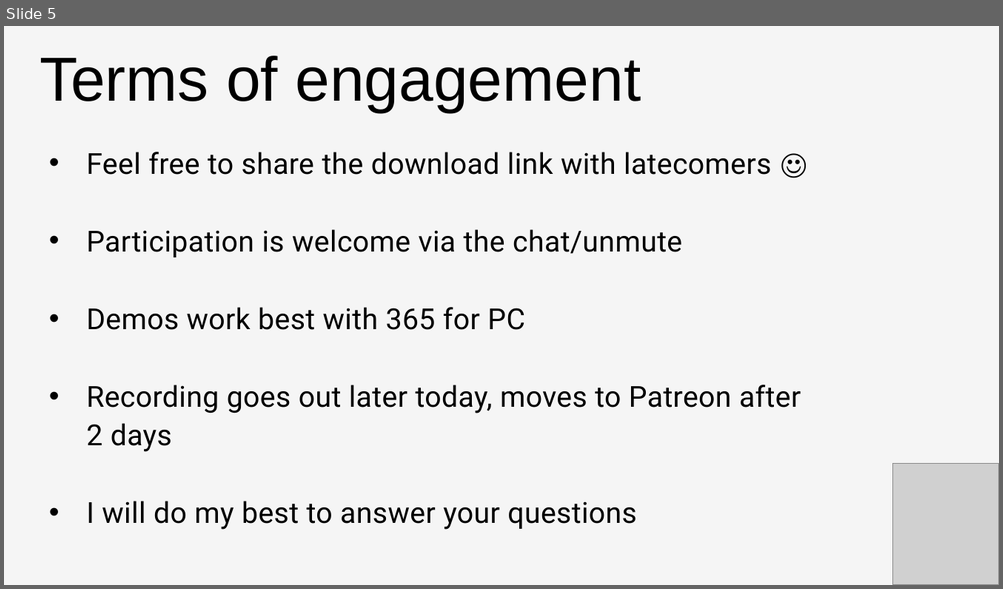
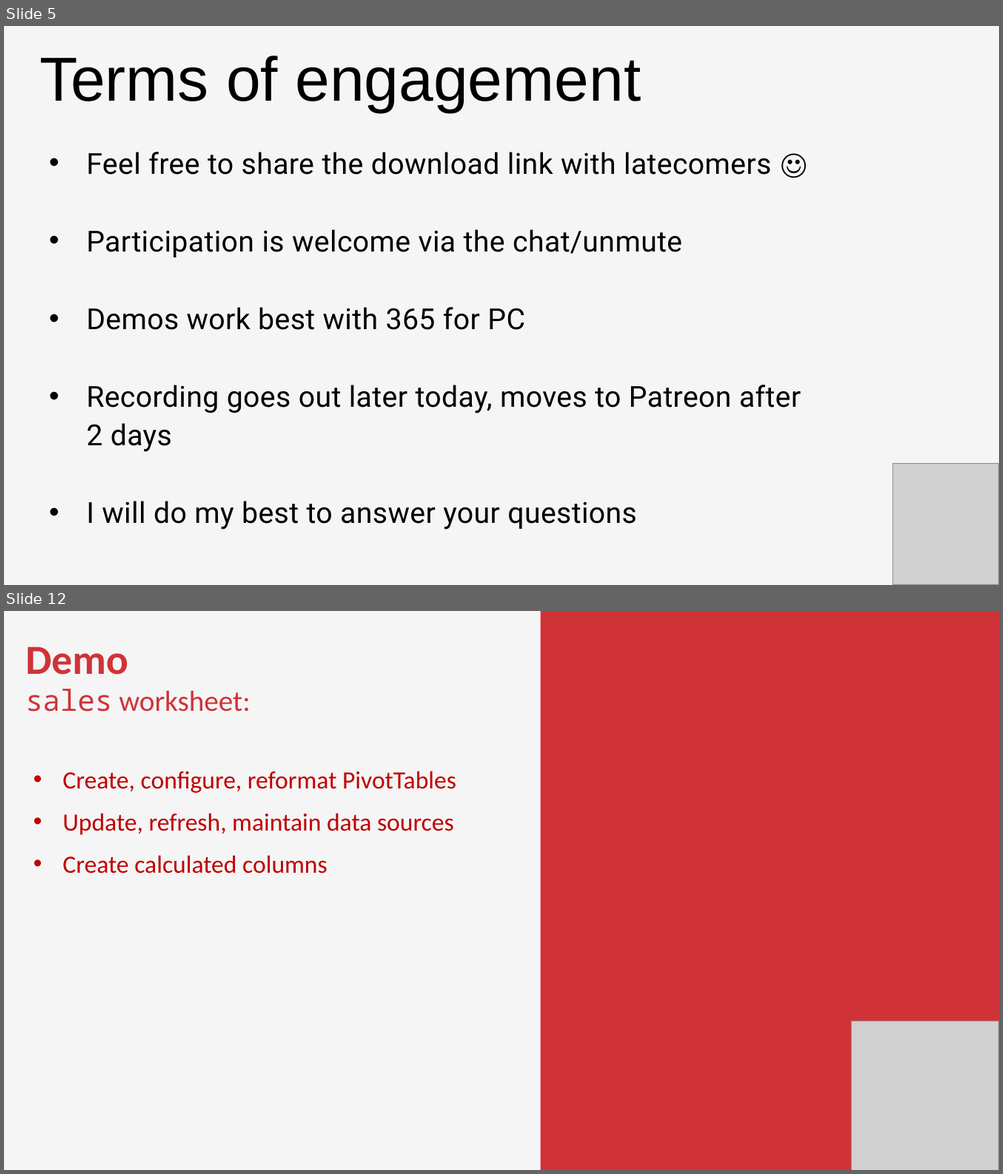
Before and after one commit to stringfestdata/first-steps-pivot-tables-excel, a slide deck: intro-pivot-tables-slides.pptx. Shown one above the other, each under a label of ours: slide 5 before the commit, slides 5 and 12 after it; the slides between them are not shown. The pictures are 1003x589 and 1003x1174 pixels, drawn with LibreOffice and Linux fonts; fonts in the diff are those of the drawing; grey boxes stand for pictures. Boxes give left, top, right and bottom in pixels: in the first picture for what was removed or moved away, otherwise in the second. Text is boxed around its words. In the diff, an @@ line names an element or a change of style, - is before the commit and + after.

```diff
--- a/intro-pivot-tables-slides.pptx
+++ b/intro-pivot-tables-slides.pptx
@@ slide 12 added at [4,611,999,1170], background #F5F5F5 @@
@@ rectangle added at [540,611,999,1170], fill #CF3338 @@
@@ text added at [25,647,456,874], 24 pt, text #C00000 @@
+Demo
+sales worksheet:
+• Create, configure, reformat PivotTables
+• Update, refresh, maintain data sources
+• Create calculated columns
@@ picture added at [851,1022,999,1170] @@
```
Also in this commit, not shown: 1 slide changed, 8 other slides added, 8 slides removed, 23 other files.
